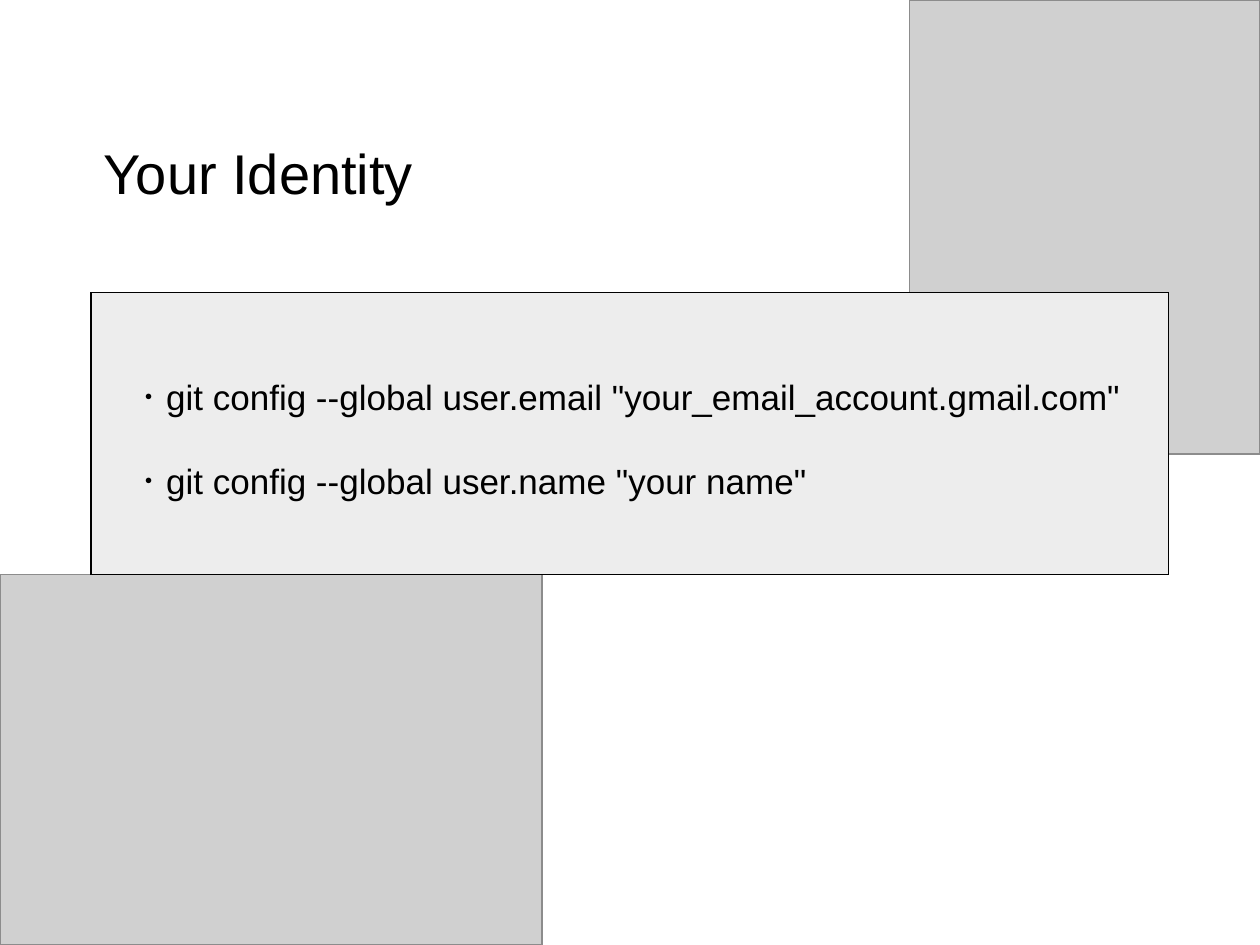
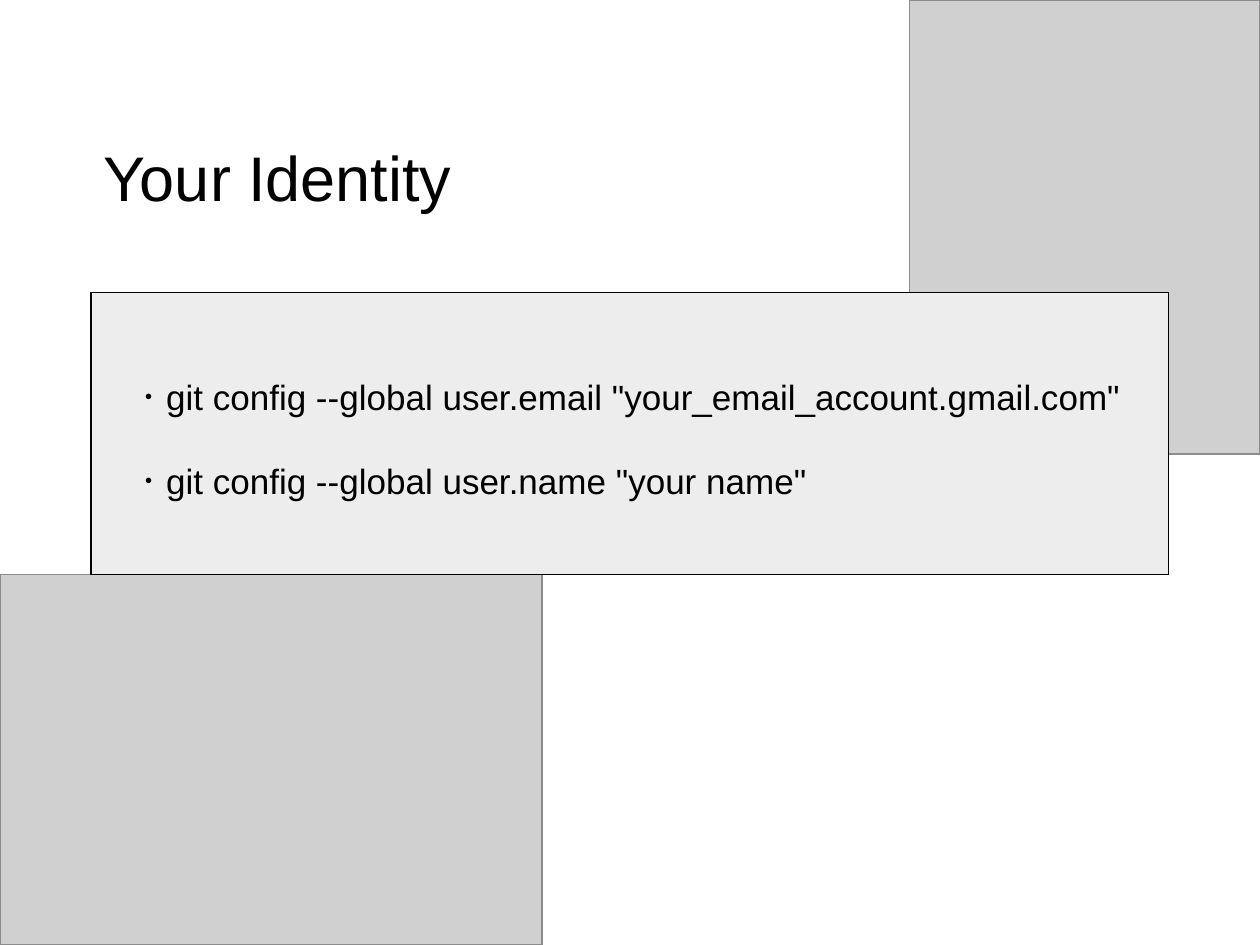
Before and after one commit to NCKU-BDA-2020/TA_Git_GitHub, a slide deck: slide 10 of TA_Class_III.pptx. Drawn at 1260x945 pixels with LibreOffice and Linux fonts; fonts in the diff are those of the drawing; grey boxes stand for pictures. Boxes give left, top, right and bottom in pixels: in the first picture for what was removed or moved away, otherwise in the second. Text is boxed around its words. In the diff, an @@ line names an element or a change of style, - is before the commit and + after.

```diff
--- a/TA_Class_III.pptx
+++ b/TA_Class_III.pptx
@@ text "Your Identity" at box(104, 155, 451, 213): size 32 to 36 pt @@
```
Also in this commit, not shown: 10 other slides changed, 15 slides added.
